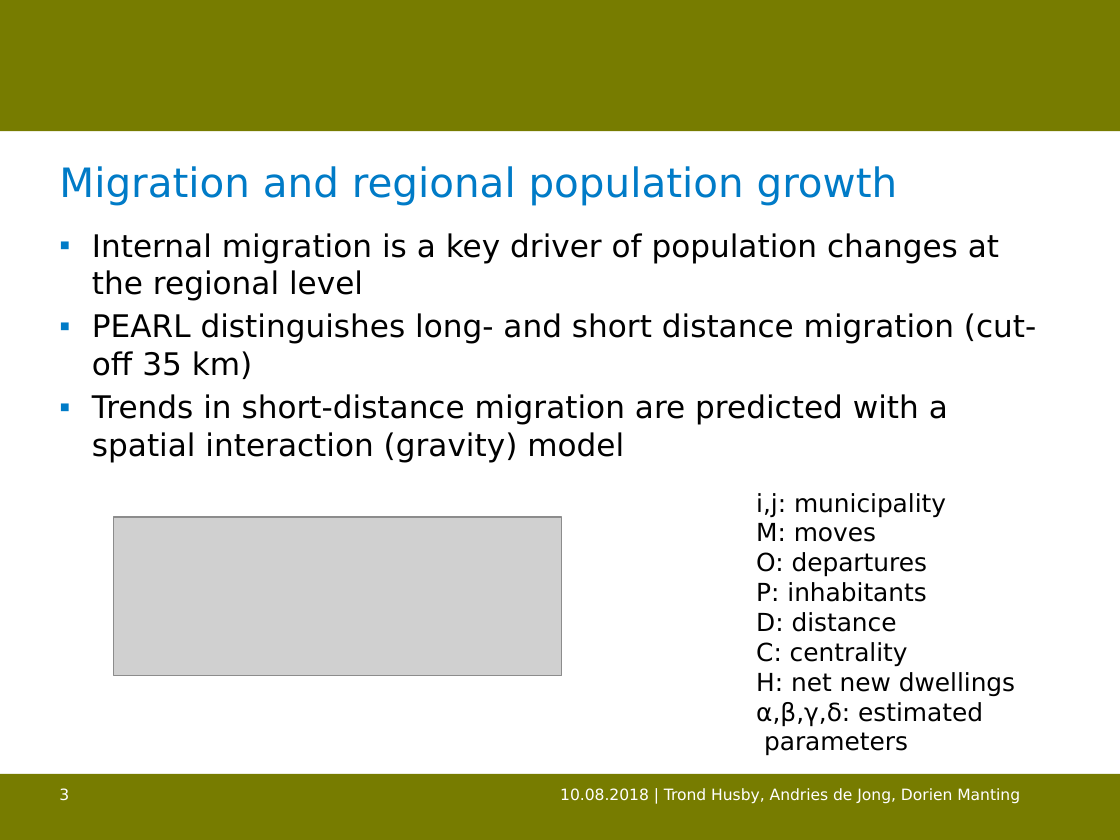
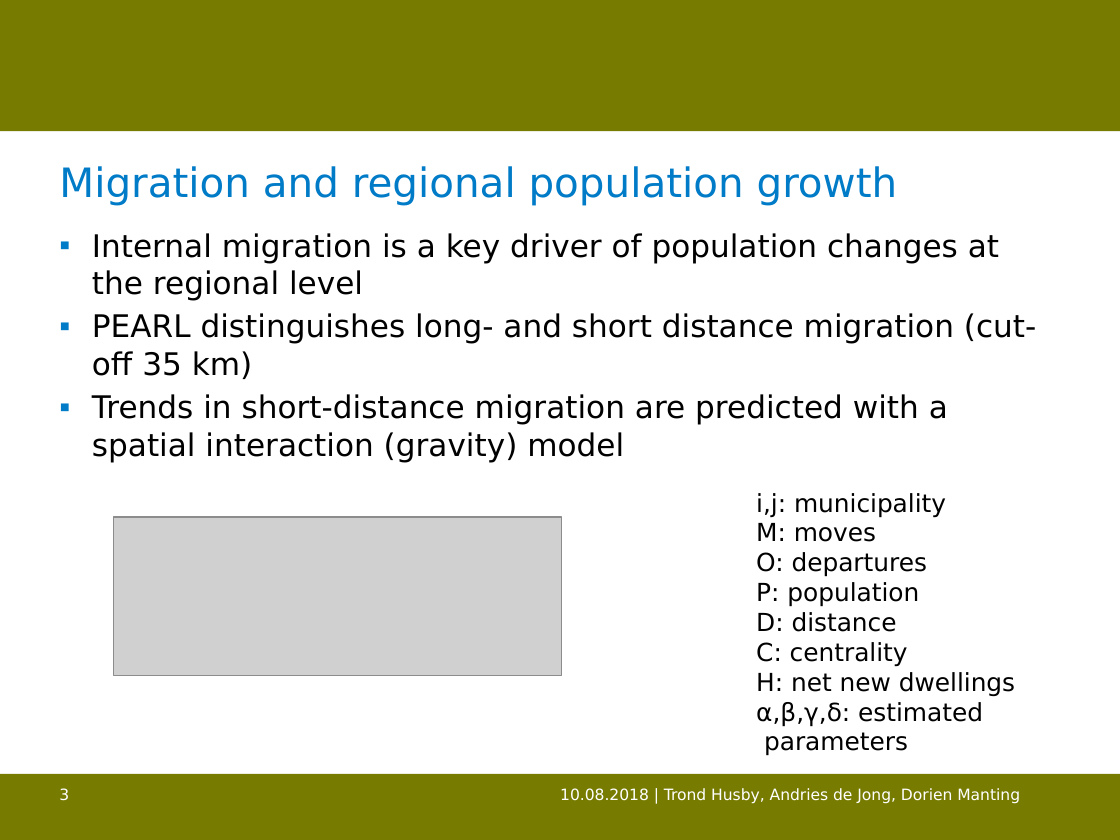
Before and after one commit to trondhusby/mobility_forecast, a slide deck: slide 3 of output/bsps-HUSBY.pptx. Drawn at 1120x840 pixels with LibreOffice and Linux fonts; fonts in the diff are those of the drawing; grey boxes stand for pictures; background and template pictures are left out. Boxes give left, top, right and bottom in pixels: in the first picture for what was removed or moved away, otherwise in the second. Text is boxed around its words. In the diff, an @@ line names an element or a change of style, - is before the commit and + after.

```diff
--- a/output/bsps-HUSBY.pptx
+++ b/output/bsps-HUSBY.pptx
@@ text at <box>756,582,919,607</box>: text changed @@
-P: inhabitants
+P: population
```
Also in this commit, not shown: 2 other slides changed, 1 other file.
